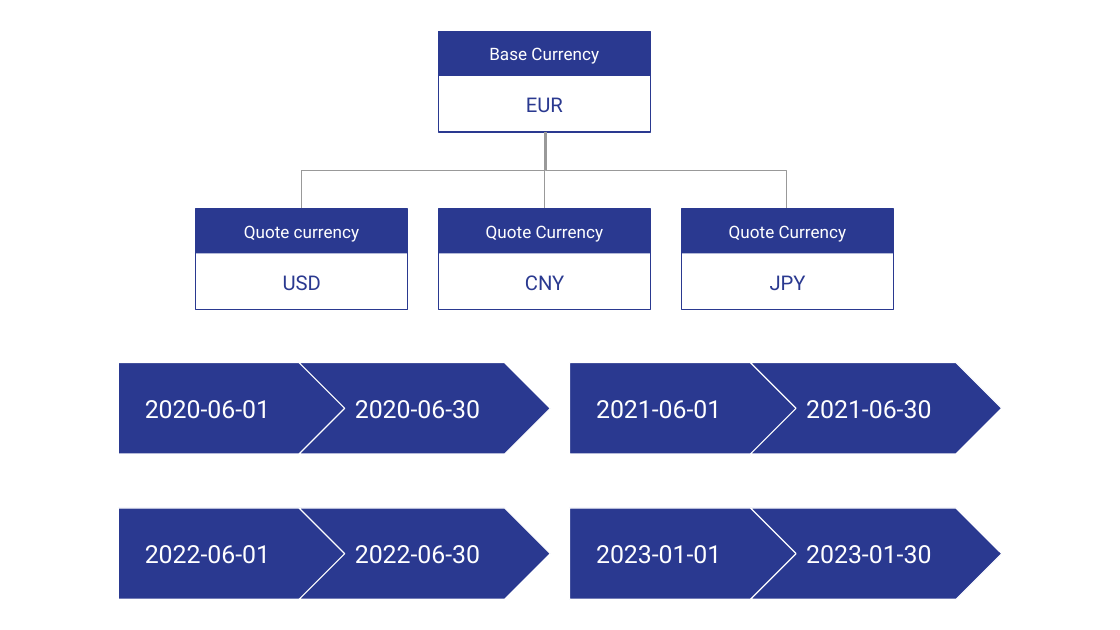
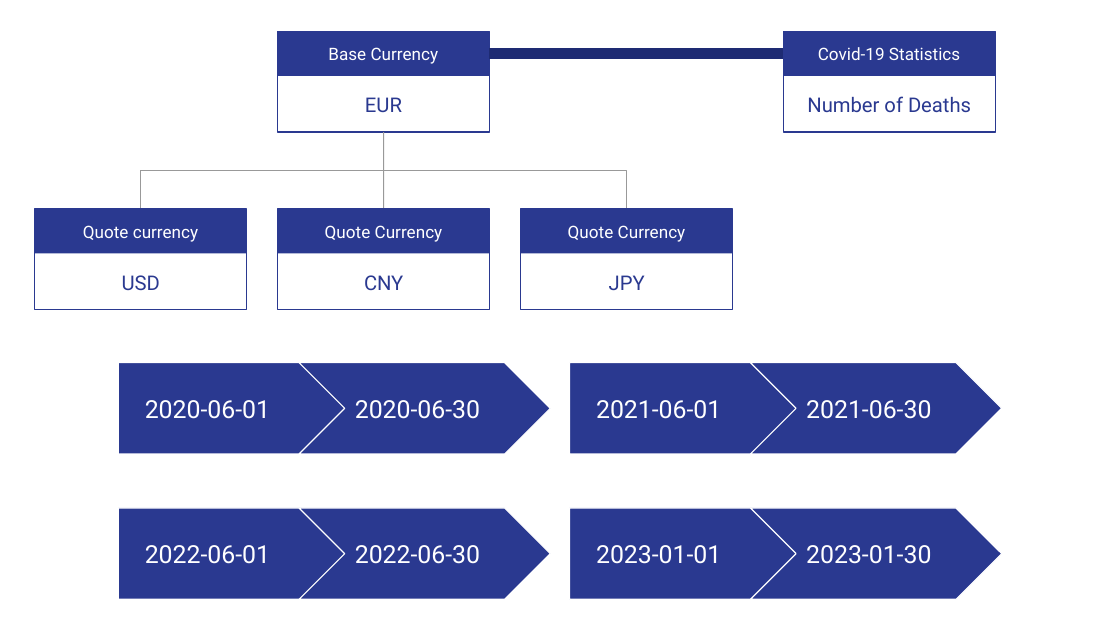
Before and after one commit to Thang20229549/data-science-mid-term, a slide deck: slide 9 of data science mid term project.pptx (slide 6 before the commit). Drawn at 1120x630 pixels with LibreOffice and Linux fonts; fonts in the diff are those of the drawing. Boxes give left, top, right and bottom in pixels: in the first picture for what was removed or moved away, otherwise in the second. Text is boxed around its words. In the diff, an @@ line names an element or a change of style, - is before the commit and + after.

```diff
--- a/data science mid term project.pptx
+++ b/data science mid term project.pptx
@@ line added from (489, 54) to (783, 54), #1E2B73 7 pt @@
@@ rectangle added at (x1=783, y1=31, x2=995, y2=76), fill #2A3990 @@
@@ rectangle added at (x1=784, y1=31, x2=996, y2=132), outline #2A3990 0.75 pt @@
@@ text added at (x1=818, y1=47, x2=960, y2=60), 11 pt, text #FFFFFF @@
+Covid-19 Statistics
@@ text added at (x1=807, y1=96, x2=971, y2=112), 13 pt, text #2A3990 @@
+Number of Deaths
@@ 8 texts, 8 rectangles, 2 elbow lines, 1 line moved together from (x1=196, y1=31, x2=894, y2=310) to (x1=35, y1=31, x2=732, y2=310) @@
```
Also in this commit, not shown: 5 other slides changed, 4 slides added.
